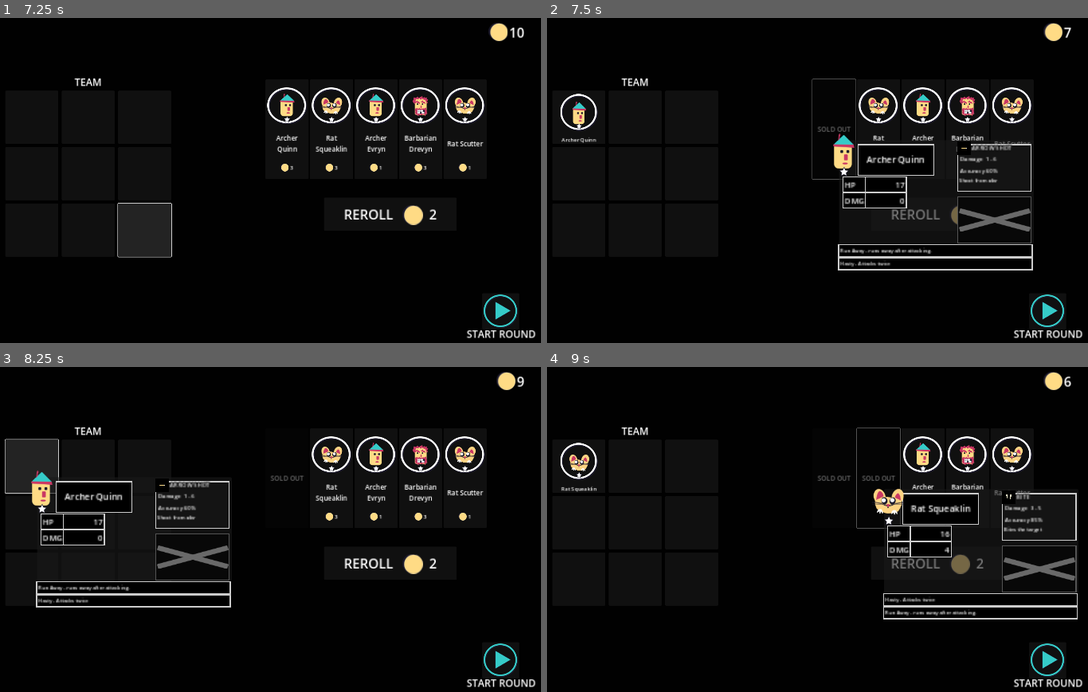
Above: before the commit, frames 1-4 (two rows, left to right).
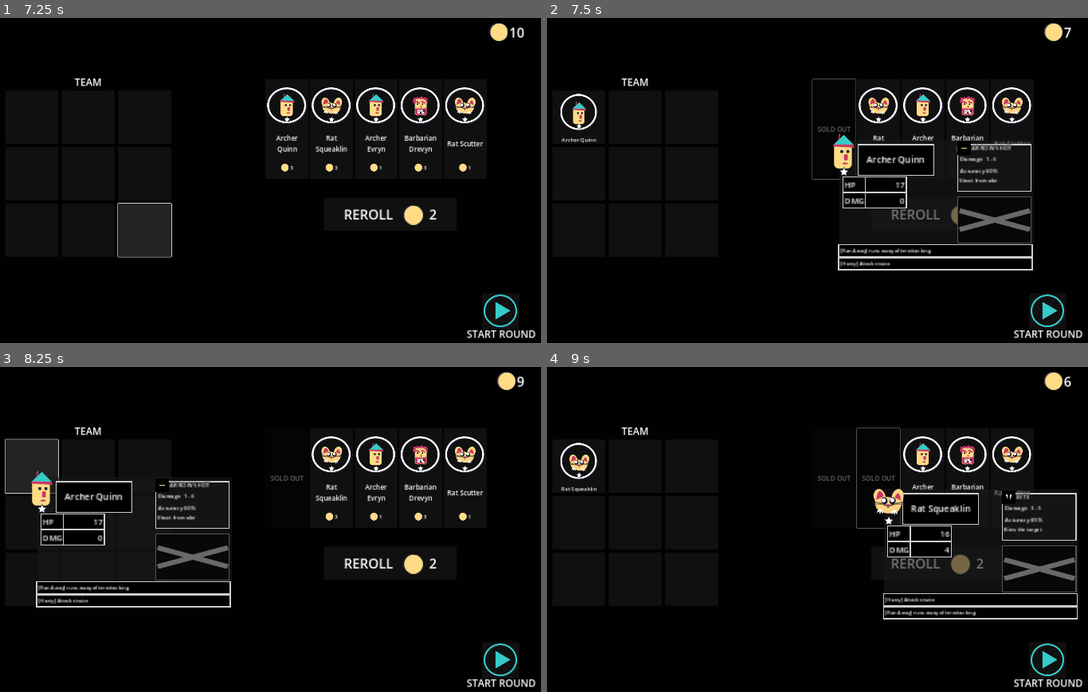
Above: after the commit, the same moments.

Repository: mathew-tran/mercmanager
Game: Godot game, scene res://Scenes/Main.tscn
Same seed, same stepped clock (60 frames per second), same inputs: the game is played once before the commit and once after it.
Inputs (mouse positions are in pixels of both pictures, inside the frame that each line leads up to):
- Up to frame 1 (7.25 s): click (32, 118) at 0.5 s; click (86, 118) at 1.25 s; click (146, 118) at 2 s; click (32, 174) at 2.75 s; click (86, 174) at 3.5 s; click (146, 174) at 4.25 s; click (32, 229) at 5 s; click (86, 229) at 5.75 s; click (146, 229) at 6.5 s
- Up to frame 2 (7.5 s): click (833, 128) at 7.27 s
- Up to frame 3 (8.25 s): click "Archer Quinn" at 8 s
- Up to frame 4 (9 s): click (877, 477) at 8.77 s

Frame 1 is identical in both runs. In frame 2, 0.1% of the frame differs, in the area x 54-71%, y 70-77%; in frame 3, 0.1%; in frame 4, 0.1%.

Commit message:
add particle on death

Diff:
--- a/Prefabs/Character.tscn
+++ b/Prefabs/Character.tscn
@@ -159,6 +159,20 @@
 [node name="CollisionShape2D" type="CollisionShape2D" parent="ClickCollision"]
 shape = SubResource("CircleShape2D_yt7r0")
 
+[node name="HitParticle" type="CPUParticles2D" parent="."]
+emitting = false
+amount = 20
+lifetime = 0.2
+one_shot = true
+explosiveness = 1.0
+direction = Vector2(0, 0)
+spread = 180.0
+gravity = Vector2(0, 0)
+initial_velocity_min = 305.47
+initial_velocity_max = 305.47
+scale_amount_min = 20.0
+scale_amount_max = 20.0
+
 [connection signal="mouse_entered" from="CharacterUI" to="." method="_on_character_ui_mouse_entered"]
 [connection signal="mouse_exited" from="CharacterUI" to="." method="_on_character_ui_mouse_exited"]
 [connection signal="timeout" from="HideUITimer" to="." method="_on_timer_timeout"]
--- a/Scripts/Data/DataType/Trait.gd
+++ b/Scripts/Data/DataType/Trait.gd
@@ -13,7 +13,7 @@
 var ExecutionType : EXECUTION_TIME
 
 func GetTraitText():
-	return Name + " - " + Description
+	return "[" + Name + "] " + Description
 
 func Execute(charRef : Character):
 	pass
--- a/Scripts/Game/Character.gd
+++ b/Scripts/Game/Character.gd
@@ -22,12 +22,15 @@
 	$CharacterUI.Setup(self)
 	$AIController.CharRef = self
 	$HPComponent.TakenDamage.connect(OnTakenDamage)
+	$HPComponent.OnDeath.connect(OnDeath)
 	show_behind_parent = true
 
 	CharacterData.Traits = CharacterData.Traits.duplicate(true)
 	for charTrait in CharacterData.Traits:
 		charTrait.Setup()
 
+func OnDeath():
+	$HitParticle.emitting = true
 
 func GetAI() -> AIController:
 	return $AIController
